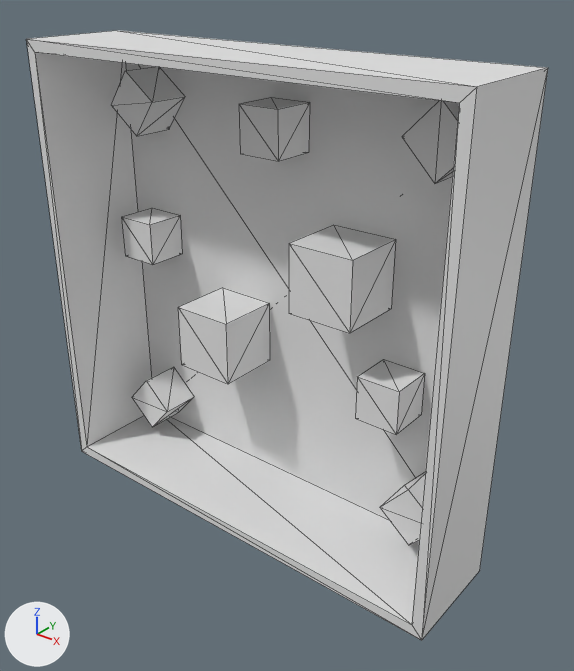
Two versions of the COLLADA model models/meshes/world.dae, one commit apart.
Camera for both pictures: a camera (50 mm lens) standing at (2583.0, -2374.0, 503.0) and looking at (649.0, 44.0, -996.0). Every picture has the same lights, and +X, +Y and +Z are marked at lower left. Mesh edges are drawn as thin lines.

Objects in the first picture: 'node_1'.
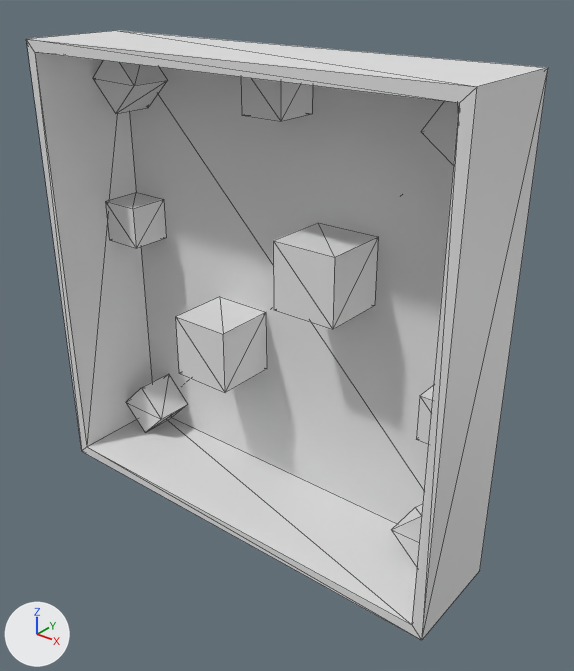
Commit message: fix the world

Where the change shows, as pixel boxes [x1, y1, x2, y2] in the pictures (574 x 671 px; the box of a moved part takes in the faces that stretch with it):
part 1 of me_node_1, moved or reshaped
    before: [289, 225, 396, 333]
    after: [273, 223, 378, 329]
part 2 of me_node_1, moved or reshaped
    before: [239, 97, 310, 161]
    after: [241, 77, 312, 121]
part 3 of me_node_1, moved or reshaped
    before: [402, 101, 459, 183]
    after: [421, 101, 459, 166]
part 4 of me_node_1, moved or reshaped
    before: [355, 359, 425, 435]
    after: [416, 386, 433, 444]
part 5 of me_node_1, moved or reshaped
    before: [121, 208, 182, 265]
    after: [105, 192, 166, 248]
part 6 of me_node_1, moved or reshaped
    before: [111, 66, 185, 136]
    after: [93, 60, 167, 114]
part 7 of me_node_1, moved or reshaped
    before: [132, 367, 194, 427]
    after: [126, 374, 188, 432]
part 8 of me_node_1, moved or reshaped
    before: [380, 472, 425, 545]
    after: [392, 504, 423, 567]
part 9 of me_node_1, moved or reshaped
    before: [178, 288, 270, 384]
    after: [176, 297, 267, 393]

The edits, one by one:
me_node_1 has 88 vertices, 136 faces and spans x -538.0..1562.0, y -250.0..250.0, z -1939.0..161.0.
me_node_1 is used by ob_node_1; location (0.0, 0.0, 0.0).
me_node_1 part 1: the loose piece of 8 vertices spanning x 742.0..1042.0, y -60.0..240.0, z -828.0..-528.0 is moved by (-80.0, 0.0, -7.0).
me_node_1 part 2: the loose piece of 8 vertices spanning x 408.0..608.0, y 40.0..240.0, z -246.0..-46.0 is moved by (14.0, 0.0, 156.0).
me_node_1 part 3: the loose piece of 8 vertices spanning x 1159.0..1442.0, y 40.0..240.0, z -219.0..64.0 is turned -8.9 degrees about the y axis through its middle, then moved by (72.0, 0.0, 48.0).
me_node_1 part 4: the loose piece of 8 vertices spanning x 1020.0..1220.0, y 40.0..240.0, z -1269.0..-1069.0 is moved by (292.0, 0.0, 16.0).
me_node_1 part 5: the loose piece of 8 vertices spanning x -377.0..-177.0, y 40.0..240.0, z -865.0..-665.0 is moved by (-111.0, 0.0, 59.0).
me_node_1 part 6: the loose piece of 8 vertices spanning x -376.0..-96.0, y 40.0..240.0, z -255.0..25.0 is turned 9.6 degrees about the y axis through its middle, then moved by (-110.0, 0.0, 84.0).
me_node_1 part 7: the loose piece of 8 vertices spanning x -433.0..-151.0, y 40.0..240.0, z -1830.0..-1548.0 is turned 3.6 degrees about the y axis through its middle, then moved by (-54.0, 0.0, -59.0).
me_node_1 part 8: the loose piece of 8 vertices spanning x 1165.0..1447.0, y 40.0..240.0, z -1789.0..-1507.0 is turned 3.7 degrees about the y axis through its middle, then moved by (64.0, 0.0, -100.0).
me_node_1 part 9: the loose piece of 8 vertices spanning x 90.0..390.0, y -60.0..240.0, z -1281.0..-981.0 is moved by (-21.0, 0.0, -53.0).
